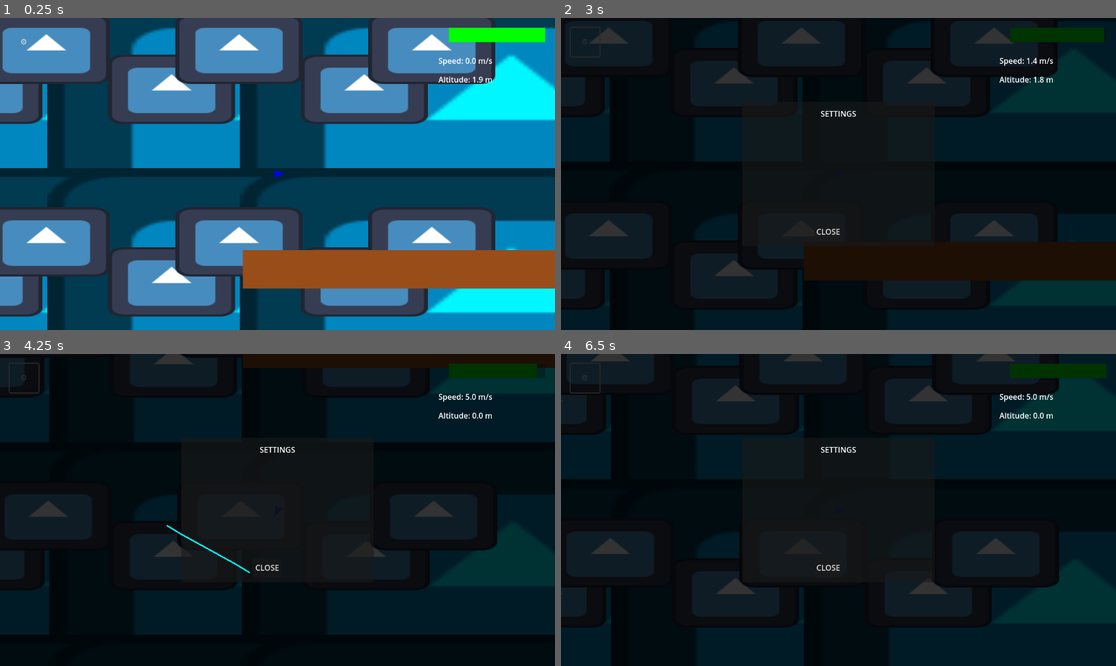
Above: before the commit, frames 1-4 (two rows, left to right).
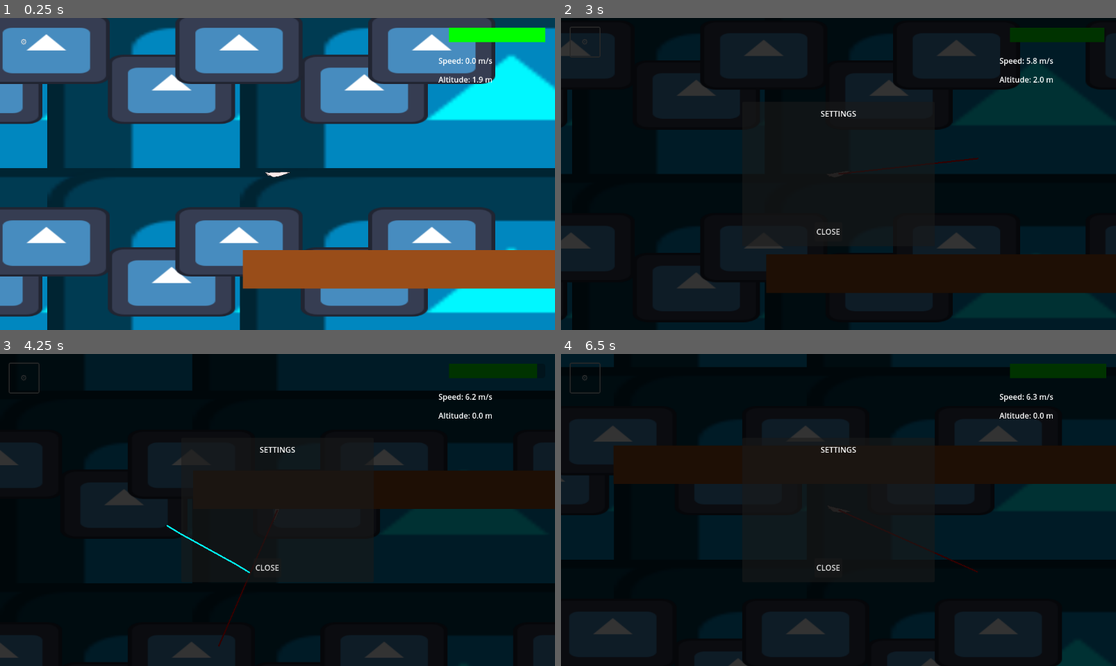
Above: after the commit, the same moments.

Repository: STUDIO-SINOKAYO/planegame
Game: Godot game, scene res://Scenes/level.tscn
Two runs of this game, one before a commit and one after it. Both use one fixed random seed, a clock stepped at 60 frames per second and the inputs below. The engine's default icon, where the game draws it, is replaced by a stand-in: a white triangle on a blue panel in a dark square.
Inputs (mouse positions are in pixels of both pictures, inside the frame that each line leads up to):
- Up to frame 1 (0.25 s): no input
- Up to frame 2 (3 s): click "⚙️" at 0.5 s; click "⚙️" at 1.25 s; click "⚙️" at 2 s; tap Enter (ui_accept) at 2.75 s; move the mouse to (960, 158) at 2.77 s; hold Enter (ui_accept) from 2.78 s (still down); right-click (960, 158) at 2.85 s; click (960, 158) at 2.92 s
- Up to frame 3 (4.25 s): release Enter (ui_accept) at 3.5 s; drag from (166, 525) to (249, 572) at 3.52 s
- Up to frame 4 (6.5 s): move the mouse to (894, 441) at 4.27 s; hold Enter (ui_accept) 4.28-5 s; right-click (894, 441) at 4.35 s; click (894, 441) at 4.42 s; drag from (810, 572) to (672, 463) at 5.02 s; move the mouse to (1005, 556) at 5.77 s; hold Enter (ui_accept) from 5.78 s (still down); click (1005, 556) at 5.92 s

The runs differ from the first frame. In frame 1, less than 0.1% of the frame differs, in the area x 47-53%, y 48-52%; in frame 2, 14%; in frame 3, 16%; in frame 4, 22%, in the area x 0-100%, y 0-100%.

Commit message:
Updated Plane Movement Physics
new plane movement physics

Diff:
--- a/Scenes/level.tscn
+++ b/Scenes/level.tscn
@@ -1,8 +1,9 @@
-[gd_scene load_steps=4 format=3 uid="uid://ig7nbplla4pc"]
+[gd_scene load_steps=5 format=3 uid="uid://ig7nbplla4pc"]
 
 [ext_resource type="Script" uid="uid://cqn84wdm076k5" path="res://Scripts/Level.gd" id="1_k5f4k"]
 [ext_resource type="Script" uid="uid://pakfejb3s2jx" path="res://Scripts/Plane.gd" id="2_6phgx"]
 [ext_resource type="Texture2D" uid="uid://d02dwmif63q64" path="res://icon.svg" id="2_81xng"]
+[ext_resource type="Texture2D" uid="uid://3ljseolo2rts" path="res://Assets/Spite.png" id="4_81xng"]
 
 [node name="Level" type="Node2D"]
 script = ExtResource("1_k5f4k")
@@ -31,14 +32,18 @@
 [node name="Plane" type="CharacterBody2D" parent="."]
 position = Vector2(72, 407)
 script = ExtResource("2_6phgx")
-wind_influence_radius = 1500.0
-wind_force_strength = 100.0
 
 [node name="PlaneVisual" type="Polygon2D" parent="Plane"]
+visible = false
 color = Color(0, 0, 1, 1)
 polygon = PackedVector2Array(15, 0, -8, 8, -5, 0, -8, -8)
 
 [node name="Camera2D" type="Camera2D" parent="Plane"]
+
+[node name="Sprite2D" type="Sprite2D" parent="Plane"]
+position = Vector2(0.9, 1.06)
+scale = Vector2(0.11, 0.11)
+texture = ExtResource("4_81xng")
 
 [node name="UI" type="CanvasLayer" parent="."]
 
--- a/Scripts/Plane.gd
+++ b/Scripts/Plane.gd
@@ -1,78 +1,253 @@
 extends CharacterBody2D
 class_name PlayerPlane
 
-
-# Tunable physics parameters - mess with these in the editor
-@export var base_speed: float = 100.0           # How fast plane moves right
-@export var gravity: float = 9.8           # Downward pull
-@export var loop_speed_multiplier: float = 50.0 # Speed bonus per loop
-@export var rotation_speed: float = 5.0         # How fast plane rotates to face movement
-@export var wind_influence_radius: float = 100.0 # How close to drawn lines to feel wind
-@export var wind_force_strength: float = 800.0  # How strong the wind effect is
-@export var lift_power: float = 100
-@export var terminal_velocity: float = 500
-# Game state stuff
-var wind_points = []                # Points from the currently drawn line
-var current_speed: float            # Actual speed (base + loop bonuses)
-var loop_count: int = 0             # How many loops detected
-var ground_level: float = 600.0     # Y position = death
-var game_started: bool = false      # Don't move until first line drawn
-var debug_wind_info: String = ""    # Debug text
+# Movement and Physics Parameters
+@export_group("Movement")
+@export var base_speed: float = 0.0
+@export var max_speed: float = 600.0
+@export var speed_acceleration: float = 10.0
+@export var speed_deceleration: float = 2.0
+@export var boost_speed: float = 600.0
+@export var rotation_speed: float = 5.0
+
+@export_group("Physics")
+@export var gravity_strength: float = 300.0
+@export var gravity_damping: float = 0.98
+@export var max_upward_angle: float = 0.2
+@export var terminal_velocity: float = 500.0
+
+@export_group("Wind System")
+@export var wind_influence_radius: float = 100.0
+@export var wind_force_strength: float = 800.0
+@export var loop_speed_multiplier: float = 50.0
+@export var lift_power: float = 100.0
+
+@export_group("Velocity Visualization")
+@export var show_velocity_line: bool = true
+@export var velocity_line_scale: float = 0.5
+@export var velocity_line_color: Color = Color.RED
+@export var velocity_line_width: float = 3.0
+
+@export_group("Game Settings")
+@export var ground_level: float = 600.0
+
+# Internal state variables
+var wind_points: Array = []
+var current_speed: float = 0.0
+var loop_count: int = 0
+var game_started: bool = false
+var debug_wind_info: String = ""
+var velocity_line: Line2D
+var gravity_velocity: Vector2 = Vector2.ZERO
+
+# Signals
 signal game_over
+signal speed_changed(new_speed: float)
+signal loop_detected(loop_count: int)
+
+#-------------------------------------------------------------------------------
+func _ready() -> void:
+	_initialize_plane()
+	_setup_velocity_visualization()
+
+#-------------------------------------------------------------------------------
+func _initialize_plane() -> void:
+	"""Initialize plane state and properties"""
+	current_speed = base_speed
+	gravity_velocity = Vector2.ZERO
+	game_started = false
+
+#-------------------------------------------------------------------------------
+func _setup_velocity_visualization() -> void:
+	"""Create and configure the velocity visualization line"""
+	if not show_velocity_line:
+		return
+
+	velocity_line = Line2D.new()
+	velocity_line.width = velocity_line_width
+	velocity_line.default_color = velocity_line_color
+	velocity_line.z_index = 10
+	add_child(velocity_line)
 
 #-------------------------------------------------------------------------------
 func _input(event: InputEvent) -> void:
-	if Input.is_action_pressed("ui_accept"):
-		game_started = true
-#-------------------------------------------------------------------------------
-func _ready():
-	current_speed = base_speed
-#---=PHYSICSPROCESS=------------------------------------------------------------
-func _physics_process(delta):
+	if Input.is_action_just_pressed("ui_accept"):
+		start_game()
+
+	if Input.is_action_just_pressed("right_click"):
+		apply_boost()
+
+#-------------------------------------------------------------------------------
+func start_game() -> void:
+	"""Start the game and enable movement"""
+	game_started = true
+
+#-------------------------------------------------------------------------------
+func apply_boost() -> void:
+	"""Apply speed boost to the plane"""
+	current_speed = boost_speed
+	speed_changed.emit(current_speed)
+
+#-------------------------------------------------------------------------------
+func _physics_process(delta: float) -> void:
 	if not game_started:
-		velocity = Vector2.ZERO
-		return
-
-	# Set up base speed
-	current_speed = base_speed
-	# Get angle of mouse in relation to node
+		_handle_stationary_state()
+		return
+
+	_update_rotation()
+	_update_movement(delta)
+	_update_velocity_visualization()
+	_check_boundaries()
+
+	move_and_slide()
+
+#-------------------------------------------------------------------------------
+func _handle_stationary_state() -> void:
+	"""Handle plane behavior when game hasn't started"""
+	velocity = Vector2.ZERO
+	_update_velocity_visualization()
+
+#-------------------------------------------------------------------------------
+func _update_rotation() -> void:
+	"""Update plane rotation to face mouse position"""
 	var direction: Vector2 = get_global_mouse_position() - global_position
-	var mouseangle: float = direction.angle()
-
-	#Rotate node in accordance to mouse
-	rotation = mouseangle
-
-	# Rotational components
-	var forward: Vector2 = Vector2.RIGHT.rotated(rotation)  # plane's nose direction
-	var right: Vector2 = Vector2(-forward.y, forward.x)
-	# Velocity components
-
-	velocity.y += gravity
-	velocity.y = min(velocity.y, terminal_velocity) # THESE TWO ARE USED TO CLAMP THE VELOCITY TO
-	velocity.x = min(velocity.x, terminal_velocity) # THE TERMINAL VELOCITY
-	var velocity_magnitude = velocity.length() # VELOCITY MAGNITUDE
-
-	# Lift, drag, and angle of attack
-	var lift: float = 0
-	var drag: float = 0
-	var angle_of_attack: float = 0
-
-
-
-	print("forward: ", forward)
-	print("velocity_magnitude: ", velocity_magnitude)
-
-	move_and_slide()
-#-------------------------------------------------------------------------------
-func set_wind_path(current_drawing, loops):
-	pass
-#-------------------------------------------------------------------------------
-func apply_wind_forces(delta):
-	pass
-# ------------------------------------------------------------------------------
-func reset_plane():
-	# Reset everything for new game
+	var mouse_angle: float = direction.angle()
+	rotation = mouse_angle
+
+#-------------------------------------------------------------------------------
+func _update_movement(delta: float) -> void:
+	"""Update plane movement including thrust and gravity"""
+	var forward_direction: Vector2 = Vector2.RIGHT.rotated(rotation)
+
+	_apply_thrust(forward_direction, delta)
+	_apply_gravity(forward_direction, delta)
+	_update_final_velocity(forward_direction)
+
+#-------------------------------------------------------------------------------
+func _apply_thrust(forward_direction: Vector2, delta: float) -> void:
+	"""Apply thrust based on plane's forward direction"""
+	var speed_multiplier: float = max(forward_direction.y, 0.0)
+
+	if forward_direction.y >= 0.0:
+		# Accelerate when pointing downward
+		current_speed += speed_acceleration * speed_multiplier
+	else:
+		# Decelerate when pointing upward
+		current_speed -= speed_deceleration
+
+	current_speed = clamp(current_speed, 0.0, max_speed)
+	speed_changed.emit(current_speed)
+
+#-------------------------------------------------------------------------------
+func _apply_gravity(forward_direction: Vector2, delta: float) -> void:
+	"""Apply gravity effects based on plane orientation"""
+	if forward_direction.y < 0.0:
+		# Apply stronger gravity when pointing upward
+		var upward_factor: float = -min(forward_direction.y, max_upward_angle)
+		gravity_velocity += Vector2.DOWN * gravity_strength * delta * upward_factor
+		gravity_velocity *= gravity_damping
+
+	# Clamp gravity velocity to prevent excessive speeds
+	if gravity_velocity.length() > terminal_velocity:
+		gravity_velocity = gravity_velocity.normalized() * terminal_velocity
+
+#-------------------------------------------------------------------------------
+func _update_final_velocity(forward_direction: Vector2) -> void:
+	"""Combine thrust and gravity to create final velocity"""
+	var forward_velocity: Vector2 = forward_direction * current_speed
+	velocity = forward_velocity + gravity_velocity
+
+#-------------------------------------------------------------------------------
+func _update_velocity_visualization() -> void:
+	"""Update the Line2D that visualizes the velocity vector"""
+	if not show_velocity_line or not velocity_line:
+		return
+
+	velocity_line.clear_points()
+
+	if velocity.length() > 0.1:
+		velocity_line.add_point(Vector2.ZERO)
+		# Convert to local coordinates and scale
+		var local_velocity: Vector2 = velocity.rotated(-rotation) * velocity_line_scale
+		velocity_line.add_point(local_velocity)
+
+#-------------------------------------------------------------------------------
+func _check_boundaries() -> void:
+	"""Check if plane has hit ground or other boundaries"""
+	if global_position.y >= ground_level:
+		## Commented out for thing
+		#_trigger_game_over()
+		pass
+
+#-------------------------------------------------------------------------------
+func _trigger_game_over() -> void:
+	"""Handle game over state"""
+	game_over.emit()
+
+#-------------------------------------------------------------------------------
+func set_wind_path(current_drawing: Array, loops: int) -> void:
+	"""Set the current wind path for physics calculations"""
+	wind_points = current_drawing
+	loop_count = loops
+	loop_detected.emit(loop_count)
+
+#-------------------------------------------------------------------------------
+func apply_wind_forces(delta: float) -> void:
+	"""Apply wind forces based on proximity to drawn lines"""
+	if wind_points.is_empty():
+		return
+
+	var closest_distance: float = INF
+	var wind_force: Vector2 = Vector2.ZERO
+
+	for point in wind_points:
+		var distance: float = global_position.distance_to(point)
+		if distance < wind_influence_radius and distance < closest_distance:
+			closest_distance = distance
+			# Calculate wind direction (simplified)
+			var direction: Vector2 = (point - global_position).normalized()
+			var strength: float = (wind_influence_radius - distance) / wind_influence_radius
+			wind_force = direction * wind_force_strength * strength
+
+	if wind_force.length() > 0:
+		velocity += wind_force * delta
+
+#-------------------------------------------------------------------------------
+func get_current_speed() -> float:
+	"""Get the current speed of the plane"""
+	return current_speed
+
+#-------------------------------------------------------------------------------
+func get_loop_count() -> int:
+	"""Get the current loop count"""
+	return loop_count
+
+#-------------------------------------------------------------------------------
+func is_game_active() -> bool:
+	"""Check if the game is currently active"""
+	return game_started
+
+#-------------------------------------------------------------------------------
+func reset_plane() -> void:
+	"""Reset plane to initial state for new game"""
 	wind_points.clear()
 	loop_count = 0
 	current_speed = base_speed
+	gravity_velocity = Vector2.ZERO
 	game_started = false
+
+	if velocity_line:
+		velocity_line.clear_points()
+
+	# Reset position if needed
+	velocity = Vector2.ZERO
+
+#-------------------------------------------------------------------------------
+func _get_debug_info() -> String:
+	"""Get debug information string"""
+	return "Speed: %.1f | Loops: %d | Gravity: %s | Game Active: %s" % [
+		current_speed,
+		loop_count,
+		str(gravity_velocity),
+		str(game_started)
+	]
Binary file added: Assets/Spite.png
Not shown, added: Assets/Spite.png.import
